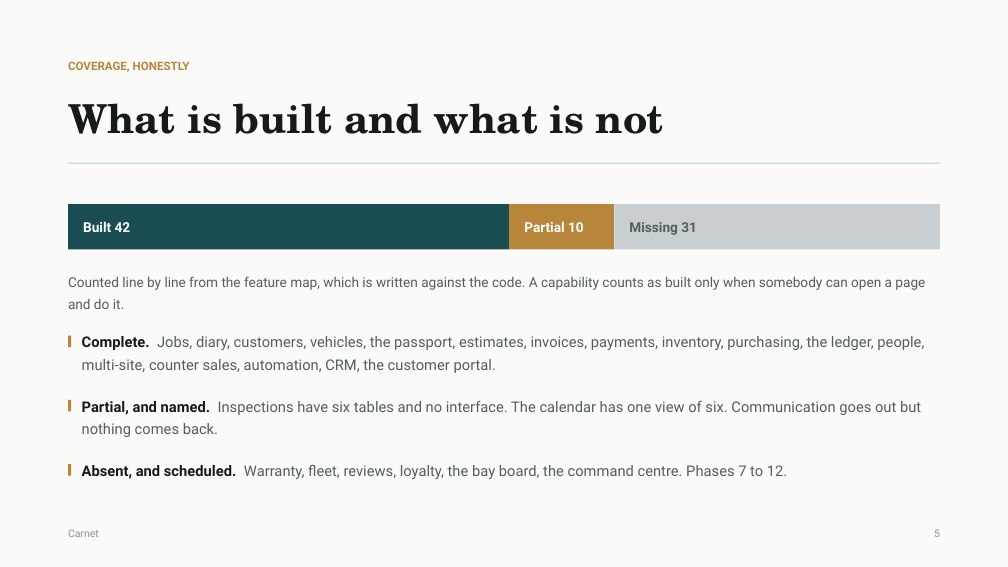
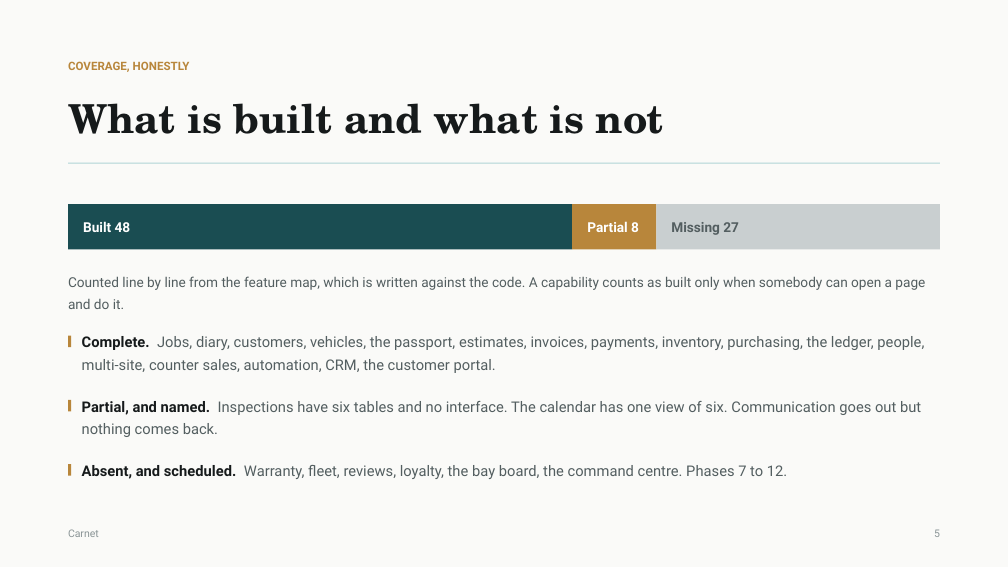
Before and after one commit to Amrwar/vehicle-memory, a slide deck: slide 6 of docs/Carnet-Presentation.pptx. Drawn at 1008x567 pixels with LibreOffice and Linux fonts; fonts in the diff are those of the drawing. Boxes give left, top, right and bottom in pixels: in the first picture for what was removed or moved away, otherwise in the second. Text is boxed around its words. In the diff, an @@ line names an element or a change of style, - is before the commit and + after.

```diff
--- a/docs/Carnet-Presentation.pptx
+++ b/docs/Carnet-Presentation.pptx
@@ rectangle: place and size @@
-rectangle at bbox=[68, 204, 510, 250]
+rectangle at bbox=[68, 204, 572, 250]
@@ rectangle: place and size @@
-rectangle at bbox=[510, 204, 615, 250]
+rectangle at bbox=[572, 204, 656, 250]
@@ rectangle: place and size @@
-rectangle at bbox=[615, 204, 941, 250]
+rectangle at bbox=[656, 204, 940, 250]
@@ text at bbox=[83, 221, 131, 232]: text changed @@
-Built 42
+Built 48
@@ text at bbox=[587, 221, 639, 232]: text changed @@
-Partial 10
+Partial 8
@@ text at bbox=[671, 222, 739, 235]: text changed @@
-Missing 31
+Missing 27
```
Also in this commit, not shown: 1 other slide changed, 9 other files.
